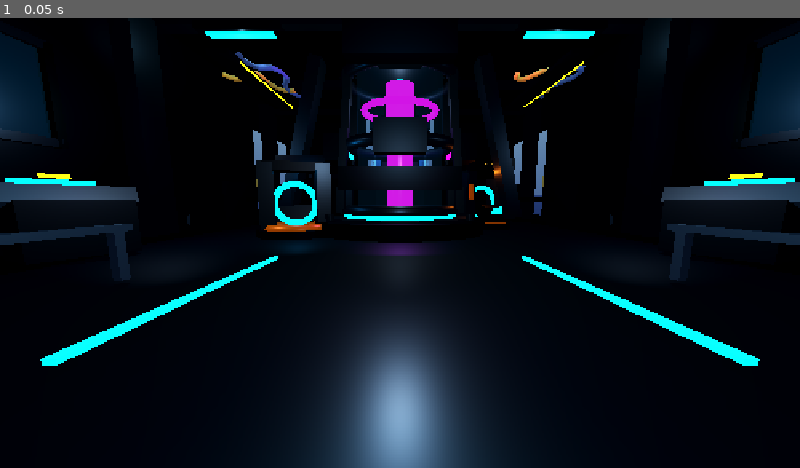
Above: before the commit, frame 1.
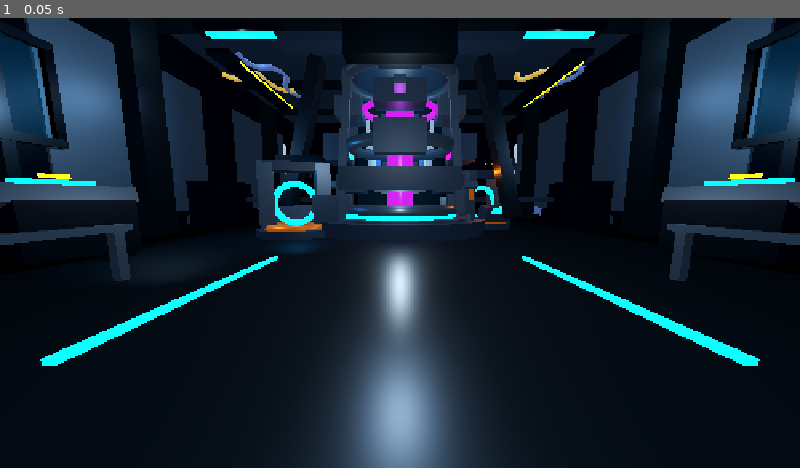
Above: after the commit, the same moment.

Repository: ZappyBoi2007/GlitchVerse
Game: Godot game, scene res://levels/inverted/inverted_production_environment.tscn
Same seed, same stepped clock (60 frames per second), same inputs: the game is played once before the commit and once after it. This scene is started directly instead of the project's main scene.
Inputs:
- Up to frame 1 (0.05 s): no input

The runs differ from the first frame. In frame 1, 25% of the frame differs, in the area x 0-100%, y 0-75%.

Commit message:
Polish Level 2 lighting and reactor visuals

Diff:
--- /dev/null
+++ b/assets/environment_art/materials/level2_dark_alloy.tres
@@ -0,0 +1,6 @@
+[gd_resource type="StandardMaterial3D" format=3]
+
+[resource]
+albedo_color = Color(0.13, 0.17, 0.22, 1)
+metallic = 0.42
+roughness = 0.5
--- /dev/null
+++ b/assets/environment_art/materials/painted_panel.tres
@@ -0,0 +1,6 @@
+[gd_resource type="StandardMaterial3D" format=3]
+
+[resource]
+albedo_color = Color(0.24, 0.29, 0.34, 1)
+metallic = 0.58
+roughness = 0.52
--- a/assets/environment_art/prefabs/gravity_reactor.tscn
+++ b/assets/environment_art/prefabs/gravity_reactor.tscn
@@ -1,11 +1,12 @@
-[gd_scene load_steps=9 format=3]
-
-[ext_resource type="Material" path="res://assets/environment_art/materials/structural_black.tres" id="1_black"]
-[ext_resource type="Material" path="res://assets/environment_art/materials/brushed_steel.tres" id="2_steel"]
+[gd_scene load_steps=10 format=3]
+
+[ext_resource type="Material" path="res://assets/environment_art/materials/level2_dark_alloy.tres" id="1_black"]
+[ext_resource type="Material" path="res://assets/environment_art/materials/industrial_edge.tres" id="2_steel"]
 [ext_resource type="Material" path="res://assets/environment_art/materials/gravity_core.tres" id="3_core"]
 [ext_resource type="Material" path="res://assets/environment_art/materials/gravity_glass.tres" id="4_glass"]
 [ext_resource type="Material" path="res://assets/environment_art/materials/cyan_emissive.tres" id="5_cyan"]
 [ext_resource type="Material" path="res://assets/environment_art/materials/magenta_emissive.tres" id="6_magenta"]
+[ext_resource type="Material" path="res://assets/environment_art/materials/industrial_edge.tres" id="7_edge"]
 
 [sub_resource type="TorusMesh" id="OuterRing"]
 inner_radius = 2.45
@@ -104,6 +105,100 @@
 sides = 24
 material = ExtResource("2_steel")
 
+[node name="MechanicalCoilHousings" type="Node3D" parent="."]
+
+[node name="LowerWest" type="CSGBox3D" parent="MechanicalCoilHousings"]
+position = Vector3(-2.55, 2.55, 0)
+size = Vector3(1.3, 0.9, 2.25)
+material = ExtResource("1_black")
+
+[node name="LowerEast" type="CSGBox3D" parent="MechanicalCoilHousings"]
+position = Vector3(2.55, 2.55, 0)
+size = Vector3(1.3, 0.9, 2.25)
+material = ExtResource("1_black")
+
+[node name="LowerNorth" type="CSGBox3D" parent="MechanicalCoilHousings"]
+position = Vector3(0, 2.55, -2.55)
+size = Vector3(2.25, 0.9, 1.3)
+material = ExtResource("7_edge")
+
+[node name="LowerSouth" type="CSGBox3D" parent="MechanicalCoilHousings"]
+position = Vector3(0, 2.55, 2.55)
+size = Vector3(2.25, 0.9, 1.3)
+material = ExtResource("7_edge")
+
+[node name="UpperWest" type="CSGBox3D" parent="MechanicalCoilHousings"]
+position = Vector3(-2.55, 6.3, 0)
+size = Vector3(1.3, 0.9, 2.25)
+material = ExtResource("7_edge")
+
+[node name="UpperEast" type="CSGBox3D" parent="MechanicalCoilHousings"]
+position = Vector3(2.55, 6.3, 0)
+size = Vector3(1.3, 0.9, 2.25)
+material = ExtResource("7_edge")
+
+[node name="UpperNorth" type="CSGBox3D" parent="MechanicalCoilHousings"]
+position = Vector3(0, 6.3, -2.55)
+size = Vector3(2.25, 0.9, 1.3)
+material = ExtResource("1_black")
+
+[node name="UpperSouth" type="CSGBox3D" parent="MechanicalCoilHousings"]
+position = Vector3(0, 6.3, 2.55)
+size = Vector3(2.25, 0.9, 1.3)
+material = ExtResource("1_black")
+
+[node name="ConnectionArms" type="Node3D" parent="."]
+
+[node name="WestLowerArm" type="CSGBox3D" parent="ConnectionArms"]
+position = Vector3(-3.45, 2.55, 0)
+size = Vector3(1.5, 0.34, 0.48)
+material = ExtResource("2_steel")
+
+[node name="EastLowerArm" type="CSGBox3D" parent="ConnectionArms"]
+position = Vector3(3.45, 2.55, 0)
+size = Vector3(1.5, 0.34, 0.48)
+material = ExtResource("2_steel")
+
+[node name="NorthUpperArm" type="CSGBox3D" parent="ConnectionArms"]
+position = Vector3(0, 6.3, -3.45)
+size = Vector3(0.48, 0.34, 1.5)
+material = ExtResource("2_steel")
+
+[node name="SouthUpperArm" type="CSGBox3D" parent="ConnectionArms"]
+position = Vector3(0, 6.3, 3.45)
+size = Vector3(0.48, 0.34, 1.5)
+material = ExtResource("2_steel")
+
+[node name="BaseEquipment" type="Node3D" parent="."]
+
+[node name="WestPowerUnit" type="CSGBox3D" parent="BaseEquipment"]
+position = Vector3(-3.25, 1.25, 2.15)
+rotation_degrees = Vector3(0, -18, 0)
+size = Vector3(1.4, 1.35, 1.05)
+material = ExtResource("7_edge")
+
+[node name="EastPowerUnit" type="CSGBox3D" parent="BaseEquipment"]
+position = Vector3(3.25, 1.25, -2.15)
+rotation_degrees = Vector3(0, -18, 0)
+size = Vector3(1.4, 1.35, 1.05)
+material = ExtResource("7_edge")
+
+[node name="WestCable" type="CSGCylinder3D" parent="BaseEquipment"]
+position = Vector3(-2.5, 0.92, 2.15)
+rotation_degrees = Vector3(0, 0, 90)
+radius = 0.16
+height = 2.2
+sides = 12
+material = ExtResource("5_cyan")
+
+[node name="EastCable" type="CSGCylinder3D" parent="BaseEquipment"]
+position = Vector3(2.5, 0.92, -2.15)
+rotation_degrees = Vector3(0, 0, 90)
+radius = 0.16
+height = 2.2
+sides = 12
+material = ExtResource("6_magenta")
+
 [node name="StructuralStruts" type="Node3D" parent="."]
 
 [node name="StrutWestFront" type="CSGBox3D" parent="StructuralStruts"]
@@ -212,7 +307,14 @@
 
 [node name="ReactorLight" type="OmniLight3D" parent="."]
 position = Vector3(0, 4.7, 0)
-light_color = Color(0.66, 0.17, 0.78, 1)
-light_energy = 1.4
-omni_range = 11.0
-shadow_enabled = true
+light_color = Color(0.58, 0.22, 0.72, 1)
+light_energy = 1.15
+omni_range = 9.0
+shadow_enabled = false
+
+[node name="ReactorRimLight" type="OmniLight3D" parent="."]
+position = Vector3(0, 7.1, 1.2)
+light_color = Color(0.2, 0.72, 0.92, 1)
+light_energy = 0.85
+omni_range = 6.5
+shadow_enabled = false
--- a/assets/environment_art/prefabs/gravity_stabilizer_housing.tscn
+++ b/assets/environment_art/prefabs/gravity_stabilizer_housing.tscn
@@ -1,7 +1,7 @@
 [gd_scene load_steps=6 format=3]
 
-[ext_resource type="Material" path="res://assets/environment_art/materials/structural_black.tres" id="1_black"]
-[ext_resource type="Material" path="res://assets/environment_art/materials/brushed_steel.tres" id="2_steel"]
+[ext_resource type="Material" path="res://assets/environment_art/materials/level2_dark_alloy.tres" id="1_black"]
+[ext_resource type="Material" path="res://assets/environment_art/materials/industrial_edge.tres" id="2_steel"]
 [ext_resource type="Material" path="res://assets/environment_art/materials/cyan_emissive.tres" id="3_cyan"]
 [ext_resource type="Material" path="res://assets/environment_art/materials/hazard_yellow.tres" id="4_hazard"]
 
--- a/levels/inverted/inverted_production_environment.tscn
+++ b/levels/inverted/inverted_production_environment.tscn
@@ -16,13 +16,15 @@
 [ext_resource type="Material" path="res://assets/environment_art/materials/industrial_dark.tres" id="14_dark"]
 [ext_resource type="Material" path="res://assets/environment_art/materials/cyan_emissive.tres" id="15_cyan"]
 [ext_resource type="Material" path="res://assets/environment_art/materials/hazard_yellow.tres" id="16_hazard"]
+[ext_resource type="Material" path="res://assets/environment_art/materials/painted_panel.tres" id="17_panel"]
+[ext_resource type="Material" path="res://assets/environment_art/materials/level2_dark_alloy.tres" id="18_alloy"]
 
 [sub_resource type="Environment" id="ProductionEnvironment"]
 background_mode = 1
 background_color = Color(0.006, 0.011, 0.02, 1)
 ambient_light_source = 3
-ambient_light_color = Color(0.32, 0.43, 0.55, 1)
-ambient_light_energy = 1.0
+ambient_light_color = Color(0.44, 0.52, 0.6, 1)
+ambient_light_energy = 1.8
 tonemap_mode = 2
 
 [node name="InvertedProductionEnvironment" type="Node3D"]
@@ -74,7 +76,7 @@
 [node name="CeilingShell" type="CSGBox3D" parent="Environment/Architecture"]
 position = Vector3(0, 11.1, 0)
 size = Vector3(26, 0.7, 40)
-material = ExtResource("12_black")
+material = ExtResource("18_alloy")
 
 [node name="CeilingBeamArrival" type="CSGBox3D" parent="Environment/Architecture"]
 position = Vector3(0, 10.65, 14)
@@ -131,6 +133,53 @@
 size = Vector3(1.25, 10.2, 1.5)
 material = ExtResource("13_steel")
 
+[node name="WallPaneling" type="Node3D" parent="Environment/Architecture"]
+
+[node name="WestPanelArrival" type="CSGBox3D" parent="Environment/Architecture/WallPaneling"]
+position = Vector3(-12.58, 4.8, 12)
+size = Vector3(0.12, 7.4, 7.2)
+material = ExtResource("17_panel")
+
+[node name="WestPanelCore" type="CSGBox3D" parent="Environment/Architecture/WallPaneling"]
+position = Vector3(-12.58, 4.8, 1)
+size = Vector3(0.12, 7.4, 8.6)
+material = ExtResource("17_panel")
+
+[node name="WestPanelExit" type="CSGBox3D" parent="Environment/Architecture/WallPaneling"]
+position = Vector3(-12.58, 4.8, -11.5)
+size = Vector3(0.12, 7.4, 9.2)
+material = ExtResource("17_panel")
+
+[node name="EastPanelArrival" type="CSGBox3D" parent="Environment/Architecture/WallPaneling"]
+position = Vector3(12.58, 4.8, 12)
+size = Vector3(0.12, 7.4, 7.2)
+material = ExtResource("17_panel")
+
+[node name="EastPanelCore" type="CSGBox3D" parent="Environment/Architecture/WallPaneling"]
+position = Vector3(12.58, 4.8, 1)
+size = Vector3(0.12, 7.4, 8.6)
+material = ExtResource("17_panel")
+
+[node name="EastPanelExit" type="CSGBox3D" parent="Environment/Architecture/WallPaneling"]
+position = Vector3(12.58, 4.8, -11.5)
+size = Vector3(0.12, 7.4, 9.2)
+material = ExtResource("17_panel")
+
+[node name="WestPanelSpine" type="CSGBox3D" parent="Environment/Architecture/WallPaneling"]
+position = Vector3(-12.47, 4.8, 6.5)
+size = Vector3(0.18, 8.2, 0.35)
+material = ExtResource("13_steel")
+
+[node name="EastPanelSpine" type="CSGBox3D" parent="Environment/Architecture/WallPaneling"]
+position = Vector3(12.47, 4.8, 6.5)
+size = Vector3(0.18, 8.2, 0.35)
+material = ExtResource("13_steel")
+
+[node name="ArrivalBulkheadInset" type="CSGBox3D" parent="Environment/Architecture/WallPaneling"]
+position = Vector3(0, 4.9, 19.58)
+size = Vector3(18, 7.6, 0.12)
+material = ExtResource("17_panel")
+
 [node name="WalkwayVisuals" type="Node3D" parent="Environment"]
 
 [node name="ArrivalDeckVisual" type="CSGBox3D" parent="Environment/WalkwayVisuals"]
@@ -151,12 +200,12 @@
 [node name="LeftCatwalkVisual" type="CSGBox3D" parent="Environment/WalkwayVisuals"]
 position = Vector3(-8, 1.82, -7)
 size = Vector3(3, 0.3, 10)
-material = ExtResource("12_black")
+material = ExtResource("18_alloy")
 
 [node name="RightCatwalkVisual" type="CSGBox3D" parent="Environment/WalkwayVisuals"]
 position = Vector3(8, 1.82, -7)
 size = Vector3(3, 0.3, 10)
-material = ExtResource("12_black")
+material = ExtResource("18_alloy")
 
 [node name="ArrivalGuideLeft" type="CSGBox3D" parent="Environment/WalkwayVisuals"]
 position = Vector3(-3.6, 0.05, 10.5)
@@ -217,12 +266,12 @@
 [node name="OverheadServiceBridge" type="CSGBox3D" parent="Environment/ReactorComplex"]
 position = Vector3(0, 9.6, 0)
 size = Vector3(12, 0.45, 1.4)
-material = ExtResource("12_black")
+material = ExtResource("18_alloy")
 
 [node name="ReactorIDPlate" type="CSGBox3D" parent="Environment/ReactorComplex"]
 position = Vector3(0, 2.55, 4.55)
 size = Vector3(4.8, 0.9, 0.16)
-material = ExtResource("12_black")
+material = ExtResource("18_alloy")
 
 [node name="ReactorLabel" type="Label3D" parent="Environment/ReactorComplex"]
 position = Vector3(0, 2.55, 4.46)
@@ -435,52 +484,52 @@
 [node name="FacilityKey" type="DirectionalLight3D" parent="Lighting"]
 rotation_degrees = Vector3(-58, -24, 0)
 light_color = Color(0.62, 0.73, 0.84, 1)
-light_energy = 0.9
+light_energy = 1.15
 shadow_enabled = true
 
 [node name="ArrivalFill" type="OmniLight3D" parent="Lighting"]
 position = Vector3(0, 5.5, 13)
 light_color = Color(0.48, 0.72, 0.82, 1)
-light_energy = 1.65
+light_energy = 2.15
 omni_range = 12
-shadow_enabled = true
+shadow_enabled = false
 
 [node name="ArrivalNeutralFill" type="OmniLight3D" parent="Lighting"]
 position = Vector3(0, 4.2, 9)
 light_color = Color(0.72, 0.78, 0.84, 1)
-light_energy = 1.9
+light_energy = 2.3
 omni_range = 16
 
 [node name="CoreNeutralFill" type="OmniLight3D" parent="Lighting"]
 position = Vector3(0, 6.5, -1)
 light_color = Color(0.58, 0.66, 0.74, 1)
-light_energy = 1.65
+light_energy = 2.55
 omni_range = 14
 
 [node name="WestWorkLight" type="OmniLight3D" parent="Lighting"]
 position = Vector3(-9, 5.2, 5)
 light_color = Color(0.72, 0.84, 0.9, 1)
-light_energy = 1.35
+light_energy = 1.75
 omni_range = 9
 shadow_enabled = true
 
 [node name="EastWorkLight" type="OmniLight3D" parent="Lighting"]
 position = Vector3(9, 5.2, 5)
 light_color = Color(0.72, 0.84, 0.9, 1)
-light_energy = 1.35
+light_energy = 1.75
 omni_range = 9
 shadow_enabled = true
 
 [node name="StabilizerALight" type="OmniLight3D" parent="Lighting"]
 position = Vector3(-5, 3.2, 2)
 light_color = Color(0.15, 0.65, 0.9, 1)
-light_energy = 0.95
+light_energy = 1.65
 omni_range = 6.5
 
 [node name="StabilizerBLight" type="OmniLight3D" parent="Lighting"]
 position = Vector3(5, 3.2, -2)
 light_color = Color(0.8, 0.38, 0.08, 1)
-light_energy = 0.85
+light_energy = 1.55
 omni_range = 6.5
 
 [node name="ExitLight" type="OmniLight3D" parent="Lighting"]
@@ -490,6 +539,41 @@
 omni_range = 11
 shadow_enabled = true
 
+[node name="WestWallWash" type="OmniLight3D" parent="Lighting"]
+position = Vector3(-9.8, 6.5, 1.5)
+light_color = Color(0.54, 0.66, 0.76, 1)
+light_energy = 1.8
+omni_range = 9.5
+shadow_enabled = false
+
+[node name="EastWallWash" type="OmniLight3D" parent="Lighting"]
+position = Vector3(9.8, 6.5, 1.5)
+light_color = Color(0.54, 0.66, 0.76, 1)
+light_energy = 1.8
+omni_range = 9.5
+shadow_enabled = false
+
+[node name="CeilingBeamFill" type="OmniLight3D" parent="Lighting"]
+position = Vector3(0, 9.2, 5)
+light_color = Color(0.6, 0.7, 0.78, 1)
+light_energy = 1.35
+omni_range = 15
+shadow_enabled = false
+
+[node name="CoreFloorFill" type="OmniLight3D" parent="Lighting"]
+position = Vector3(0, 2.4, 4)
+light_color = Color(0.62, 0.7, 0.76, 1)
+light_energy = 1.8
+omni_range = 11
+shadow_enabled = false
+
+[node name="ExitNeutralFill" type="OmniLight3D" parent="Lighting"]
+position = Vector3(0, 6.5, -12)
+light_color = Color(0.5, 0.62, 0.72, 1)
+light_energy = 1.55
+omni_range = 10
+shadow_enabled = false
+
 [node name="PreviewCamera" type="Camera3D" parent="."]
 position = Vector3(0, 1.7, 16)
 rotation_degrees = Vector3(-8.4, 0, 0)
Not shown: 1 places in levels/inverted/inverted_production_environment.tscn that only renumber resources
